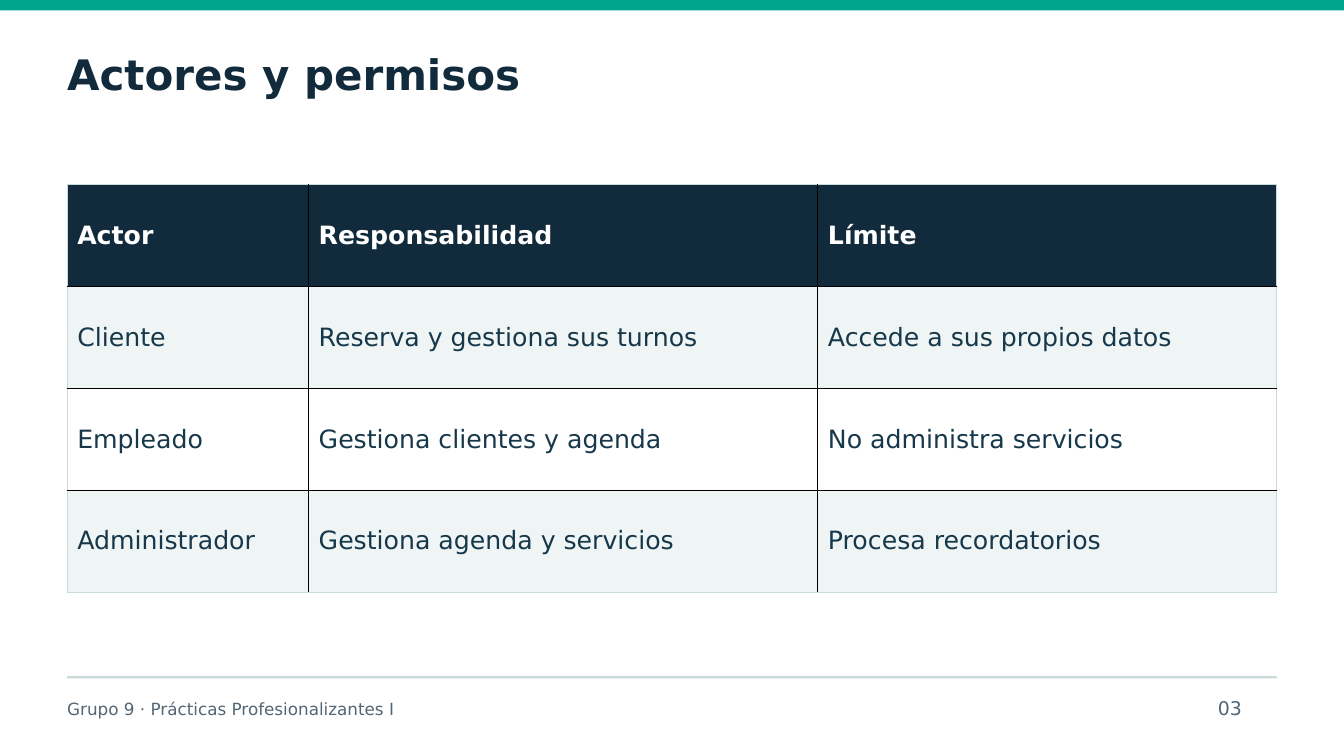
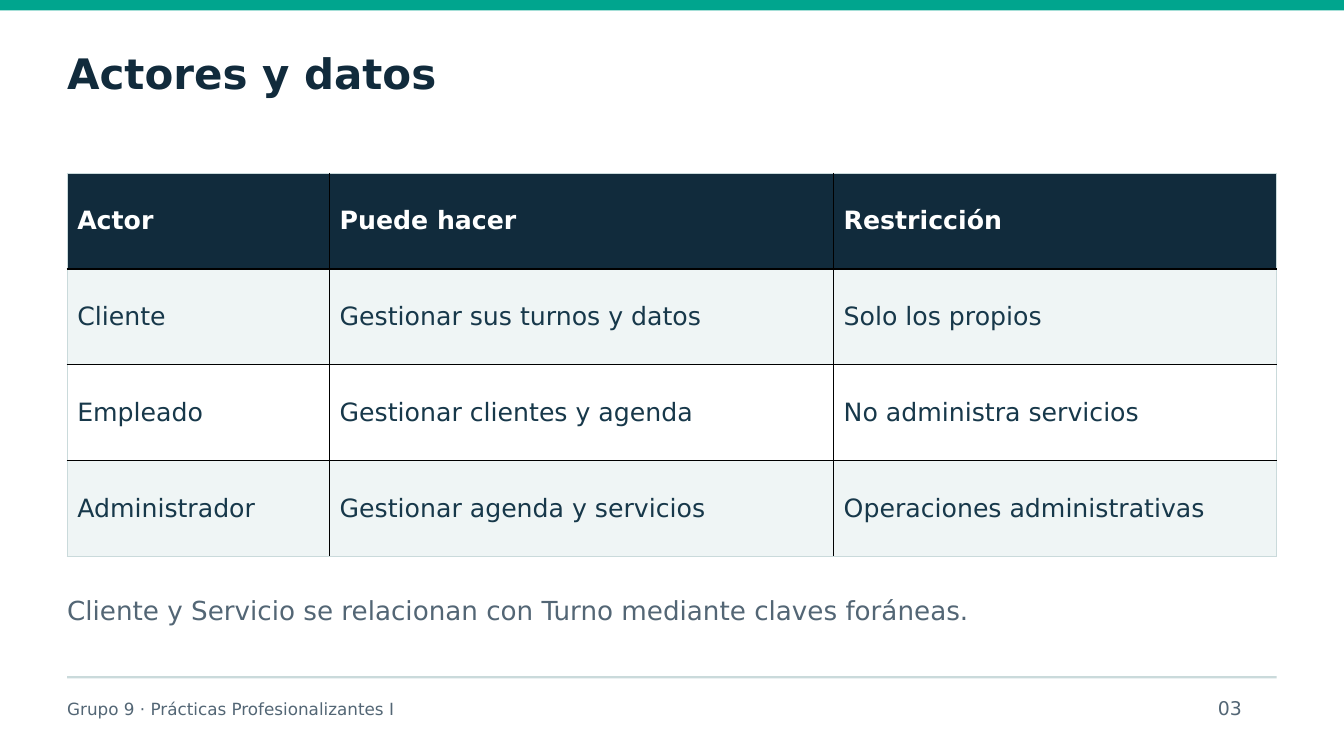
Before and after one commit to PracticasProfesionalizantes-I-2026/Grupo-9-TurnosLavadero, a slide deck: slide 3 of Documentos/Presentacion/TurnosLavadero-Grupo9.pptx. Drawn at 1344x756 pixels with LibreOffice and Linux fonts; fonts in the diff are those of the drawing. Boxes give left, top, right and bottom in pixels: in the first picture for what was removed or moved away, otherwise in the second. Text is boxed around its words. In the diff, an @@ line names an element or a change of style, - is before the commit and + after.

```diff
--- a/Documentos/Presentacion/TurnosLavadero-Grupo9.pptx
+++ b/Documentos/Presentacion/TurnosLavadero-Grupo9.pptx
@@ text at bbox=[67, 57, 436, 98]: text changed @@
-Actores y permisos
+Actores y datos
@@ table at bbox=[68, 173, 1277, 557] @@
-row 1, column 2: Responsabilidad
+row 1, column 2: Puede hacer
-row 1, column 3: Límite
+row 1, column 3: Restricción
-row 2, column 2: Reserva y gestiona sus turnos
+row 2, column 2: Gestionar sus turnos y datos
-row 2, column 3: Accede a sus propios datos
+row 2, column 3: Solo los propios
-row 3, column 2: Gestiona clientes y agenda
+row 3, column 2: Gestionar clientes y agenda
-row 4, column 2: Gestiona agenda y servicios
+row 4, column 2: Gestionar agenda y servicios
-row 4, column 3: Procesa recordatorios
+row 4, column 3: Operaciones administrativas
@@ table: place and size @@
-table at bbox=[68, 185, 1277, 592]
+table at bbox=[68, 173, 1277, 557]
@@ text added at bbox=[67, 599, 969, 625], 18.8 pt, text #536675 @@
+Cliente y Servicio se relacionan con Turno mediante claves foráneas.
```
Also in this commit, not shown: 7 other slides changed, 9 slides added, 6 slides removed, 44 other files.
